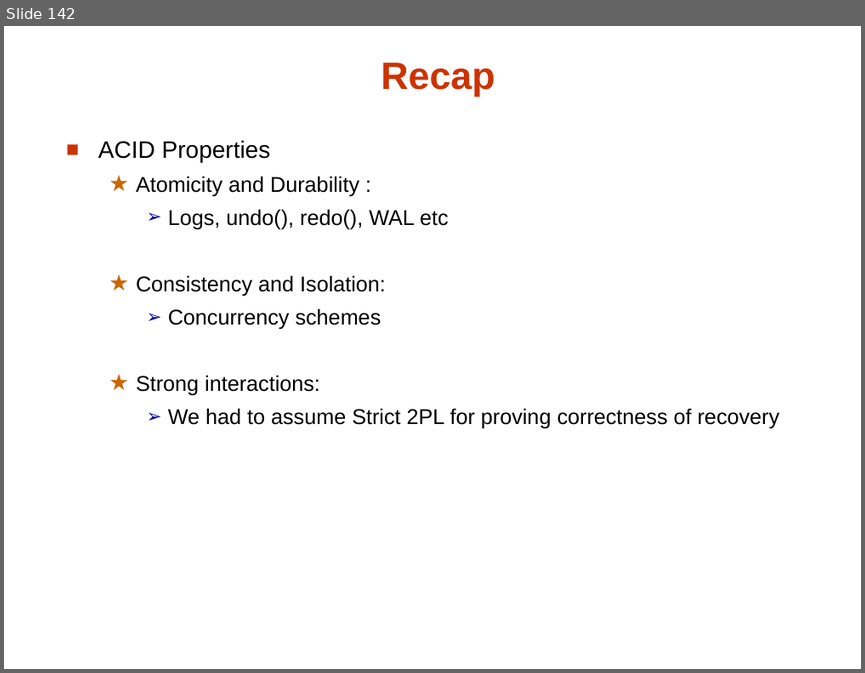
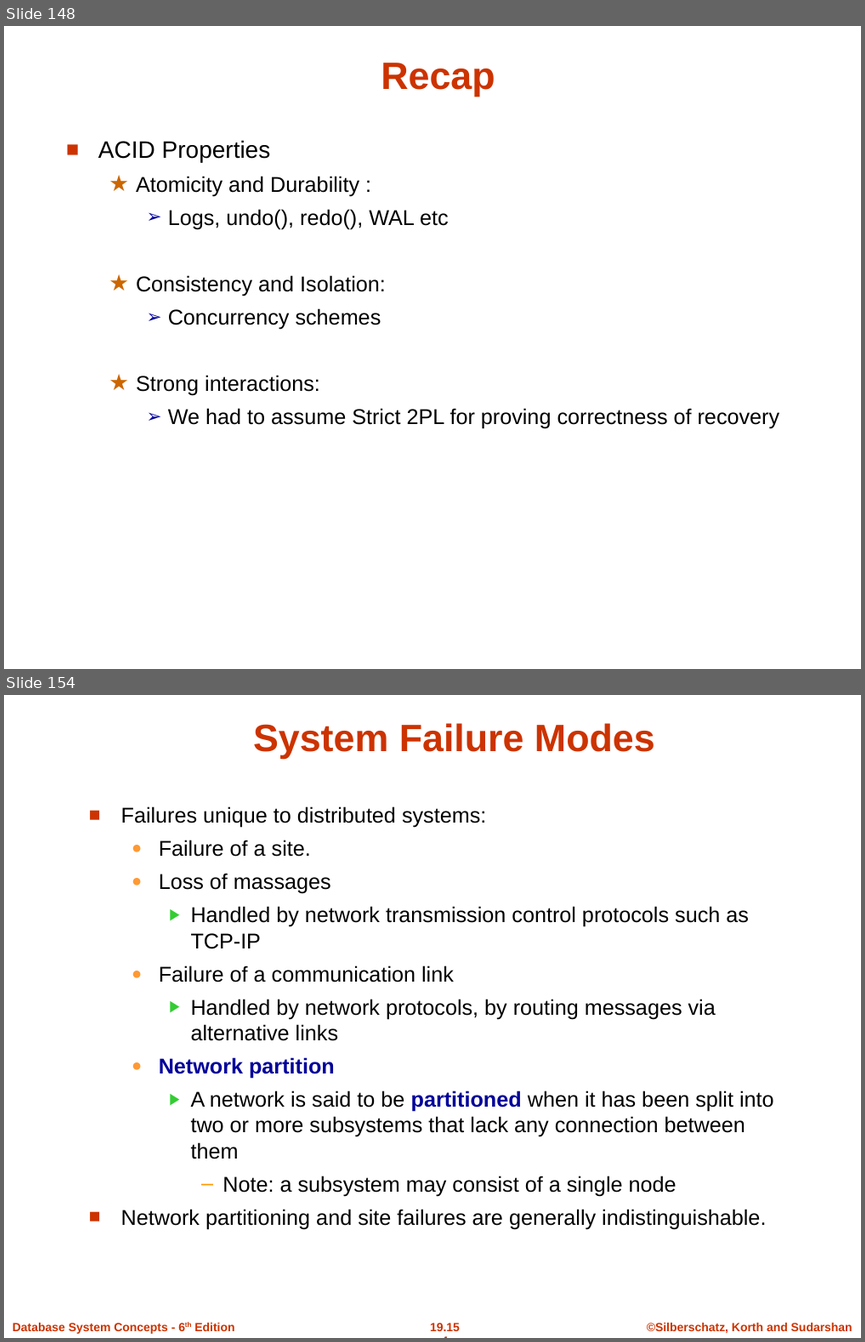
Before and after one commit to umddb/cmsc424-fall2021, a slide deck: Slides/06-Transactions.pptx. Shown one above the other, each under a label of ours: slide 142 before the commit, slides 148 and 154 after it; the slides between them are not shown. The pictures are 865x673 and 865x1342 pixels, drawn with LibreOffice and Linux fonts; fonts in the diff are those of the drawing; background and template pictures are left out. Boxes give left, top, right and bottom in pixels: in the first picture for what was removed or moved away, otherwise in the second. Text is boxed around its words. In the diff, an @@ line names an element or a change of style, - is before the commit and + after.

```diff
--- a/Slides/06-Transactions.pptx
+++ b/Slides/06-Transactions.pptx
@@ slide 154 added at <box>4,695,861,1338</box>, background #FFFFFF @@
@@ title added at <box>253,723,655,759</box>, 32 pt, text #CC3300, bold @@
+System Failure Modes
@@ text added at <box>121,806,774,1229</box>, 18 pt, text #000000 @@
+■ Failures unique to distributed systems:
+  ● Failure of a site.
+  ● Loss of massages
+    ▶ Handled by network transmission control protocols such as TCP-IP
+  ● Failure of a communication link
+    ▶ Handled by network protocols, by routing messages via alternative links
+  ● Network partition
+    ▶ A network is said to be partitioned when it has been split into two or more subsystems that lack any connection between them
+      – Note: a subsystem may consist of a single node
+■ Network partitioning and site failures are generally indistinguishable.
@@ text added at <box>12,1322,234,1333</box>, 10 pt, text #CC3300, bold @@
+Database System Concepts - 6th Edition
@@ page number added at <box>430,1322,460,1331</box>, 10 pt, text #CC3300, bold @@
+19.154
@@ text added at <box>647,1322,852,1333</box>, 10 pt, text #CC3300, bold @@
+©Silberschatz, Korth and Sudarshan
@@ what was slide 142 is now slide 148 @@
```
Also in this commit, not shown: 14 slides changed, 25 other slides added, 5 slides removed.
